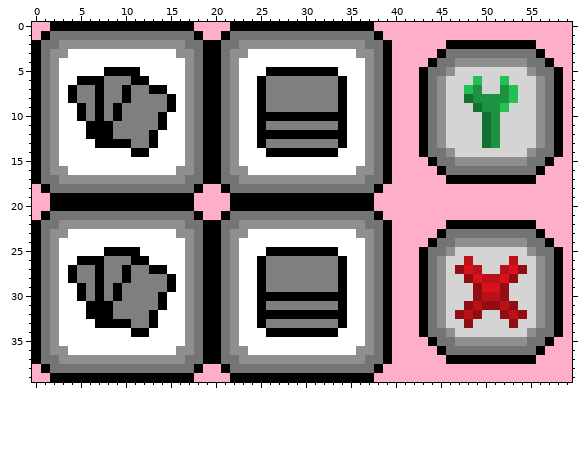
Two states of a pixel-art sprite, asset/iconMenu.png. Above: the version before the commit.
The file is 60x40 pixels.
After:
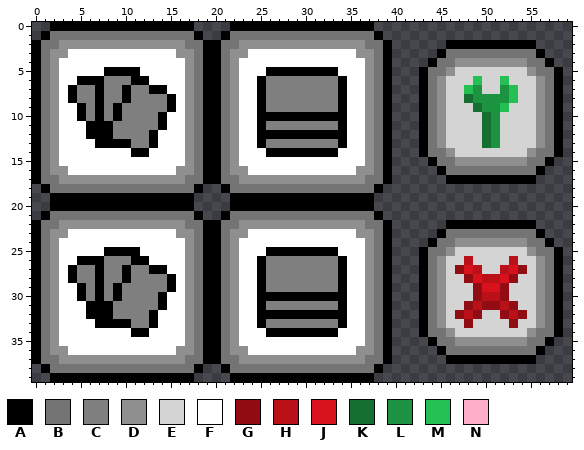
Palette (. is transparent): A #000000  B #747474  C #7f7f7f  D #8f8f8f  E #d4d4d4  F #ffffff  G #910d13  H #ba1018  J #d8121c  K #156f30  L #1c9340  M #25c054  N #ffaec9
Changes in this commit:
@@ x 0..59 @@
- 0 NNAAAAAAAAAAAAAAAANNNNAAAAAAAAAAAAAAAANNNNNNNNNNNNNNNNNNNNNN
- 1 NABBBBBBBBBBBBBBBBANNABBBBBBBBBBBBBBBBANNNNNNNNNNNNNNNNNNNNN
- 2 ABBDDDDDDDDDDDDDDBBAABBDDDDDDDDDDDDDDBBANNNNNNAAAAAAAAAANNNN
- 3 ABDDFFFFFFFFFFFFDDBAABDDFFFFFFFFFFFFDDBANNNNNABBBBBBBBBBANNN
- 4 ABDFFFFFFFFFFFFFFDBAABDFFFFFFFFFFFFFFDBANNNNABBDDDDDDDDBBANN
- 5 ABDFFFFFAAAAFFFFFDBAABDFFFAAAAAAAAFFFDBANNNABBDEEEEEEEEDBBAN
- 6 ABDFFAAACCCAAFFFFDBAABDFFACCCCCCCCAFFDBANNNABDEEEMEEMEEEDBAN
- 7 ABDFACCACCACCAAFFDBAABDFFACCCCCCCCAFFDBANNNABDEEMLEELMEEDBAN
- 8 ABDFACCACCACCCCAFDBAABDFFACCCCCCCCAFFDBANNNABDEEKLLLLMEEDBAN
- 9 ABDFFACACACCCCCAFDBAABDFFACCCCCCCCAFFDBANNNABDEEEKLLMEEEDBAN
-10 ABDFFACACACCCCAFFDBAABDFFAAAAAAAAAAFFDBANNNABDEEEEKLEEEEDBAN
-11 ABDFFFAAACCCCCAFFDBAABDFFACCCCCCCCAFFDBANNNABDEEEEKLEEEEDBAN
-12 ABDFFFAAACCCCAFFFDBAABDFFAAAAAAAAAAFFDBANNNABDEEEEKLEEEEDBAN
-13 ABDFFFFAAAACCAFFFDBAABDFFACCCCCCCCAFFDBANNNABDEEEEKLEEEEDBAN
-14 ABDFFFFFFFFAAFFFFDBAABDFFFAAAAAAAAFFFDBANNNABBDEEEEEEEEDBBAN
-15 ABDFFFFFFFFFFFFFFDBAABDFFFFFFFFFFFFFFDBANNNNABBDDDDDDDDBBANN
-16 ABDDFFFFFFFFFFFFDDBAABDDFFFFFFFFFFFFDDBANNNNNABBBBBBBBBBANNN
-17 ABBDDDDDDDDDDDDDDBBAABBDDDDDDDDDDDDDDBBANNNNNNAAAAAAAAAANNNN
-18 NABBBBBBBBBBBBBBBBANNABBBBBBBBBBBBBBBBANNNNNNNNNNNNNNNNNNNNN
-19 NNAAAAAAAAAAAAAAAANNNNAAAAAAAAAAAAAAAANNNNNNNNNNNNNNNNNNNNNN
-20 NNAAAAAAAAAAAAAAAANNNNAAAAAAAAAAAAAAAANNNNNNNNNNNNNNNNNNNNNN
-21 NABBBBBBBBBBBBBBBBANNABBBBBBBBBBBBBBBBANNNNNNNNNNNNNNNNNNNNN
-22 ABBDDDDDDDDDDDDDDBBAABBDDDDDDDDDDDDDDBBANNNNNNAAAAAAAAAANNNN
-23 ABDDFFFFFFFFFFFFDDBAABDDFFFFFFFFFFFFDDBANNNNNABBBBBBBBBBANNN
-24 ABDFFFFFFFFFFFFFFDBAABDFFFFFFFFFFFFFFDBANNNNABBDDDDDDDDBBANN
-25 ABDFFFFFAAAAFFFFFDBAABDFFFAAAAAAAAFFFDBANNNABBDEEEEEEEEDBBAN
-26 ABDFFAAACCCAAFFFFDBAABDFFACCCCCCCCAFFDBANNNABDEEHEEEEHEEDBAN
-27 ABDFACCACCACCAAFFDBAABDFFACCCCCCCCAFFDBANNNABDEGJHEEHJGEDBAN
-28 ABDFACCACCACCCCAFDBAABDFFACCCCCCCCAFFDBANNNABDEEGJHHJGEEDBAN
-29 ABDFFACACACCCCCAFDBAABDFFACCCCCCCCAFFDBANNNABDEEEGJJGEEEDBAN
-30 ABDFFACACACCCCAFFDBAABDFFAAAAAAAAAAFFDBANNNABDEEEGHHGEEEDBAN
-31 ABDFFFAAACCCCCAFFDBAABDFFACCCCCCCCAFFDBANNNABDEEGHGGHGEEDBAN
-32 ABDFFFAAACCCCAFFFDBAABDFFAAAAAAAAAAFFDBANNNABDEGHGEEGHGEDBAN
-33 ABDFFFFAAAACCAFFFDBAABDFFACCCCCCCCAFFDBANNNABDEEGEEEEGEEDBAN
-34 ABDFFFFFFFFAAFFFFDBAABDFFFAAAAAAAAFFFDBANNNABBDEEEEEEEEDBBAN
-35 ABDFFFFFFFFFFFFFFDBAABDFFFFFFFFFFFFFFDBANNNNABBDDDDDDDDBBANN
-36 ABDDFFFFFFFFFFFFDDBAABDDFFFFFFFFFFFFDDBANNNNNABBBBBBBBBBANNN
-37 ABBDDDDDDDDDDDDDDBBAABBDDDDDDDDDDDDDDBBANNNNNNAAAAAAAAAANNNN
-38 NABBBBBBBBBBBBBBBBANNABBBBBBBBBBBBBBBBANNNNNNNNNNNNNNNNNNNNN
-39 NNAAAAAAAAAAAAAAAANNNNAAAAAAAAAAAAAAAANNNNNNNNNNNNNNNNNNNNNN
+ 0 ..AAAAAAAAAAAAAAAA....AAAAAAAAAAAAAAAA......................
+ 1 .ABBBBBBBBBBBBBBBBA..ABBBBBBBBBBBBBBBBA.....................
+ 2 ABBDDDDDDDDDDDDDDBBAABBDDDDDDDDDDDDDDBBA......AAAAAAAAAA....
+ 3 ABDDFFFFFFFFFFFFDDBAABDDFFFFFFFFFFFFDDBA.....ABBBBBBBBBBA...
+ 4 ABDFFFFFFFFFFFFFFDBAABDFFFFFFFFFFFFFFDBA....ABBDDDDDDDDBBA..
+ 5 ABDFFFFFAAAAFFFFFDBAABDFFFAAAAAAAAFFFDBA...ABBDEEEEEEEEDBBA.
+ 6 ABDFFAAACCCAAFFFFDBAABDFFACCCCCCCCAFFDBA...ABDEEEMEEMEEEDBA.
+ 7 ABDFACCACCACCAAFFDBAABDFFACCCCCCCCAFFDBA...ABDEEMLEELMEEDBA.
+ 8 ABDFACCACCACCCCAFDBAABDFFACCCCCCCCAFFDBA...ABDEEKLLLLMEEDBA.
+ 9 ABDFFACACACCCCCAFDBAABDFFACCCCCCCCAFFDBA...ABDEEEKLLMEEEDBA.
+10 ABDFFACACACCCCAFFDBAABDFFAAAAAAAAAAFFDBA...ABDEEEEKLEEEEDBA.
+11 ABDFFFAAACCCCCAFFDBAABDFFACCCCCCCCAFFDBA...ABDEEEEKLEEEEDBA.
+12 ABDFFFAAACCCCAFFFDBAABDFFAAAAAAAAAAFFDBA...ABDEEEEKLEEEEDBA.
+13 ABDFFFFAAAACCAFFFDBAABDFFACCCCCCCCAFFDBA...ABDEEEEKLEEEEDBA.
+14 ABDFFFFFFFFAAFFFFDBAABDFFFAAAAAAAAFFFDBA...ABBDEEEEEEEEDBBA.
+15 ABDFFFFFFFFFFFFFFDBAABDFFFFFFFFFFFFFFDBA....ABBDDDDDDDDBBA..
+16 ABDDFFFFFFFFFFFFDDBAABDDFFFFFFFFFFFFDDBA.....ABBBBBBBBBBA...
+17 ABBDDDDDDDDDDDDDDBBAABBDDDDDDDDDDDDDDBBA......AAAAAAAAAA....
+18 .ABBBBBBBBBBBBBBBBA..ABBBBBBBBBBBBBBBBA.....................
+19 ..AAAAAAAAAAAAAAAA....AAAAAAAAAAAAAAAA......................
+20 ..AAAAAAAAAAAAAAAA....AAAAAAAAAAAAAAAA......................
+21 .ABBBBBBBBBBBBBBBBA..ABBBBBBBBBBBBBBBBA.....................
+22 ABBDDDDDDDDDDDDDDBBAABBDDDDDDDDDDDDDDBBA......AAAAAAAAAA....
+23 ABDDFFFFFFFFFFFFDDBAABDDFFFFFFFFFFFFDDBA.....ABBBBBBBBBBA...
+24 ABDFFFFFFFFFFFFFFDBAABDFFFFFFFFFFFFFFDBA....ABBDDDDDDDDBBA..
+25 ABDFFFFFAAAAFFFFFDBAABDFFFAAAAAAAAFFFDBA...ABBDEEEEEEEEDBBA.
+26 ABDFFAAACCCAAFFFFDBAABDFFACCCCCCCCAFFDBA...ABDEEHEEEEHEEDBA.
+27 ABDFACCACCACCAAFFDBAABDFFACCCCCCCCAFFDBA...ABDEGJHEEHJGEDBA.
+28 ABDFACCACCACCCCAFDBAABDFFACCCCCCCCAFFDBA...ABDEEGJHHJGEEDBA.
+29 ABDFFACACACCCCCAFDBAABDFFACCCCCCCCAFFDBA...ABDEEEGJJGEEEDBA.
+30 ABDFFACACACCCCAFFDBAABDFFAAAAAAAAAAFFDBA...ABDEEEGHHGEEEDBA.
+31 ABDFFFAAACCCCCAFFDBAABDFFACCCCCCCCAFFDBA...ABDEEGHGGHGEEDBA.
+32 ABDFFFAAACCCCAFFFDBAABDFFAAAAAAAAAAFFDBA...ABDEGHGEEGHGEDBA.
+33 ABDFFFFAAAACCAFFFDBAABDFFACCCCCCCCAFFDBA...ABDEEGEEEEGEEDBA.
+34 ABDFFFFFFFFAAFFFFDBAABDFFFAAAAAAAAFFFDBA...ABBDEEEEEEEEDBBA.
+35 ABDFFFFFFFFFFFFFFDBAABDFFFFFFFFFFFFFFDBA....ABBDDDDDDDDBBA..
+36 ABDDFFFFFFFFFFFFDDBAABDDFFFFFFFFFFFFDDBA.....ABBBBBBBBBBA...
+37 ABBDDDDDDDDDDDDDDBBAABBDDDDDDDDDDDDDDBBA......AAAAAAAAAA....
+38 .ABBBBBBBBBBBBBBBBA..ABBBBBBBBBBBBBBBBA.....................
+39 ..AAAAAAAAAAAAAAAA....AAAAAAAAAAAAAAAA......................
